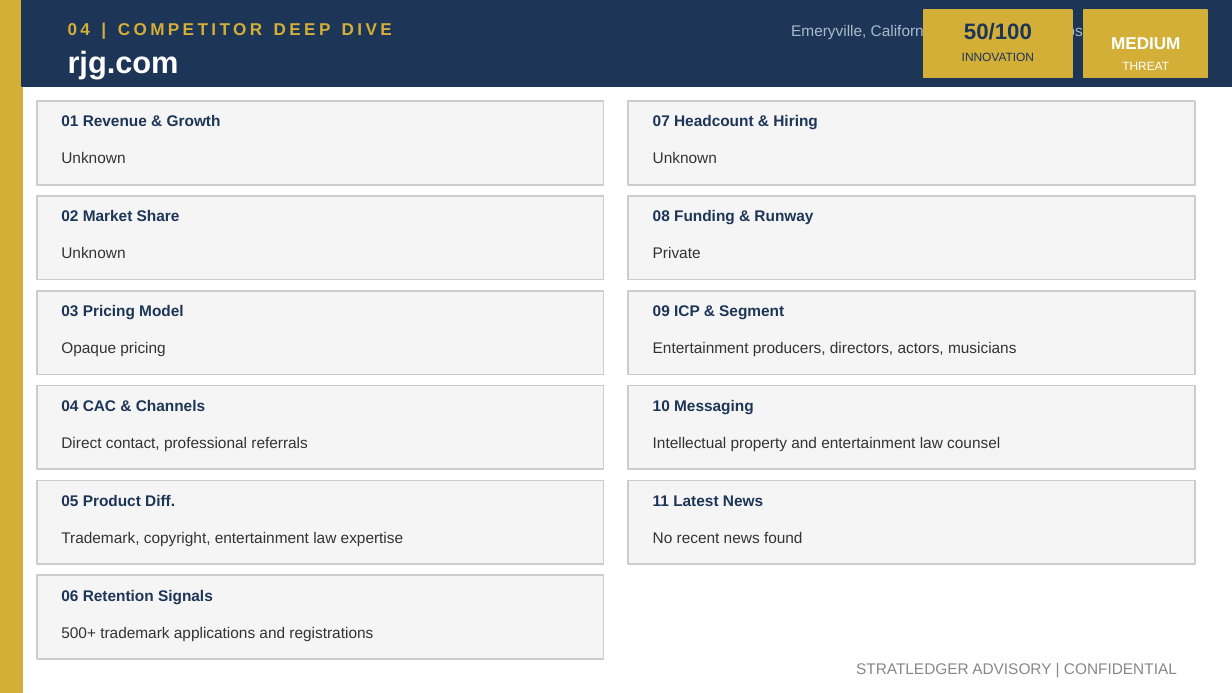
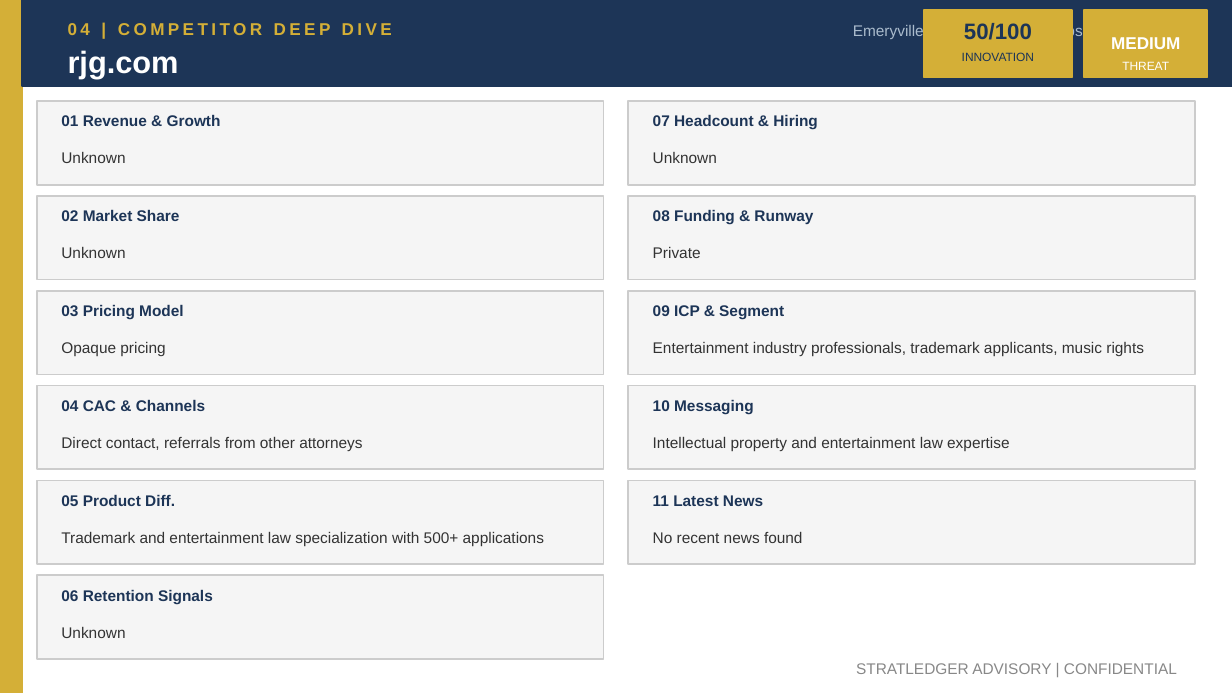
Before and after one commit to apexmakeshop-dot/droplet-commands, a slide deck: slide 6 of mesh_bioplastics_CI_Report.pptx. Drawn at 1232x693 pixels with LibreOffice and Linux fonts; fonts in the diff are those of the drawing. Boxes give left, top, right and bottom in pixels: in the first picture for what was removed or moved away, otherwise in the second. Text is boxed around its words. In the diff, an @@ line names an element or a change of style, - is before the commit and + after.

```diff
--- a/mesh_bioplastics_CI_Report.pptx
+++ b/mesh_bioplastics_CI_Report.pptx
@@ text at [853, 23, 1183, 39]: text changed @@
-Emeryville, California, United States | https://www.rjg.com
+Emeryville, California, USA | https://www.rjg.com
@@ text at [653, 342, 1144, 356]: text changed @@
-Entertainment producers, directors, actors, musicians
+Entertainment industry professionals, trademark applicants, music rights
@@ text at [61, 437, 362, 451]: text changed @@
-Direct contact, professional referrals
+Direct contact, referrals from other attorneys
@@ text at [653, 437, 1009, 451]: text changed @@
-Intellectual property and entertainment law counsel
+Intellectual property and entertainment law expertise
@@ text at [61, 532, 544, 546]: text changed @@
-Trademark, copyright, entertainment law expertise
+Trademark and entertainment law specialization with 500+ applications
@@ text at [61, 627, 125, 638]: text changed @@
-500+ trademark applications and registrations
+Unknown
```
Also in this commit, not shown: 4 other slides changed.
